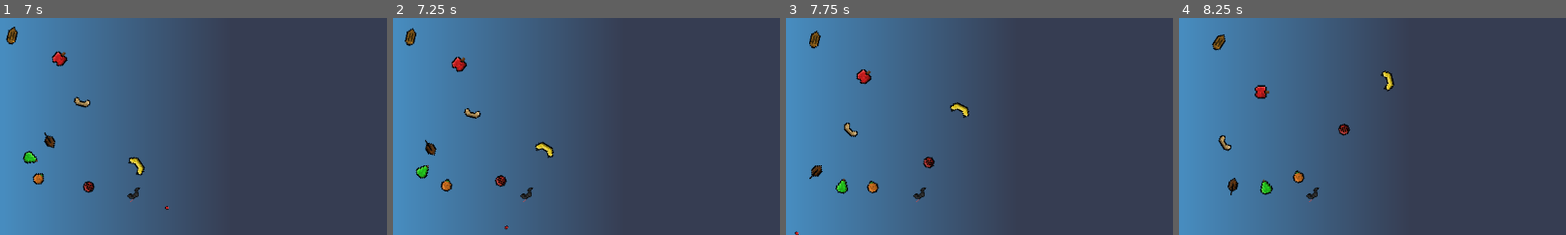
Above: before the commit, frames 1-4 (left to right).
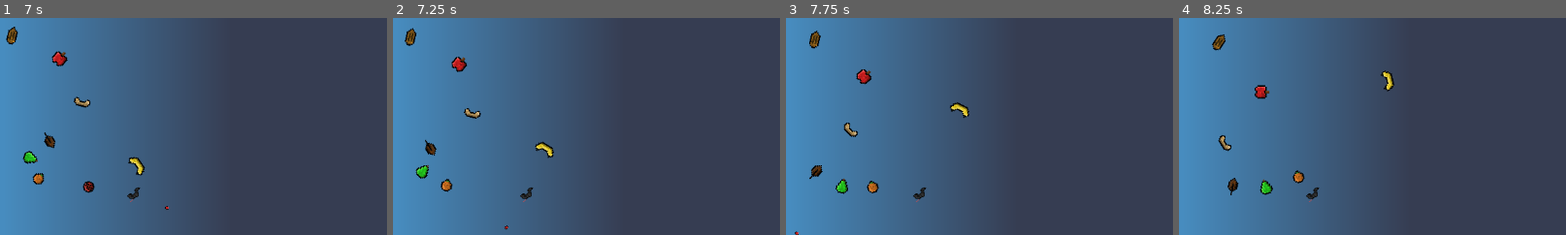
Above: after the commit, the same moments.

Repository: ecclepe-droid/compost-defender
Game: Godot game, scene res://Scenes/start_screen.tscn
Same seed, same stepped clock (60 frames per second), same inputs: the game is played once before the commit and once after it. The engine's default icon, where the game draws it, is replaced by a stand-in: a white triangle on a blue panel in a dark square.
Inputs:
- Up to frame 1 (7 s): click "Play Game" at 0.5 s; click "Level 1" at 1.25 s; click "Level 1" at 2 s
- Up to frame 2 (7.25 s): no input
- Up to frame 3 (7.75 s): no input
- Up to frame 4 (8.25 s): no input
The pictures show only the part of the screen within x 8-58%, y 5-55%; the shares and areas given below are measured in that part.

Frame 1 is identical in both runs. In frame 2, 0.1% of the frame differs, in the area x 26-30%, y 72-79%; in frame 3, 0.1%; in frame 4, 0.1%, in the area x 41-45%, y 48-55%.
Error in both runs: Cannot call method 'change_scene_to_packed' on a null value. (res://Scripts/level_select_screen.gd:17)

Commit message:
Change How Towers Attack

Diff:
--- /dev/null
+++ b/compost-defender/Scenes/Towers/melee_weapon_attack.tscn
@@ -0,0 +1,20 @@
+[gd_scene format=3 uid="uid://bchmqi1i2qfvf"]
+
+[ext_resource type="Script" uid="uid://dr7xeykwkptha" path="res://Scripts/Towers/melee_weapon_attack.gd" id="1_8321k"]
+
+[sub_resource type="CircleShape2D" id="CircleShape2D_lif2s"]
+radius = 29.166668
+
+[node name="MeleeAttack" type="Node2D" unique_id=919355094]
+script = ExtResource("1_8321k")
+
+[node name="attackCooldown" type="Timer" parent="." unique_id=769674001]
+one_shot = true
+
+[node name="attackArea" type="Area2D" parent="." unique_id=1257827942]
+
+[node name="attackAreaShape" type="CollisionShape2D" parent="attackArea" unique_id=1594650703]
+scale = Vector2(6, 6)
+shape = SubResource("CircleShape2D_lif2s")
+
+[connection signal="area_entered" from="attackArea" to="." method="_on_attack_area_area_entered"]
--- a/compost-defender/Scenes/Towers/mining_worm.tscn
+++ b/compost-defender/Scenes/Towers/mining_worm.tscn
@@ -1,16 +1,12 @@
 [gd_scene format=3 uid="uid://bhav1kvwveyf7"]
 
-[ext_resource type="Script" uid="uid://dr7xeykwkptha" path="res://Scripts/Towers/mining_worm.gd" id="1_7borv"]
+[ext_resource type="PackedScene" uid="uid://bchmqi1i2qfvf" path="res://Scenes/Towers/melee_weapon_attack.tscn" id="2_6nsud"]
 [ext_resource type="Texture2D" uid="uid://dpuq0c6sm2glo" path="res://Sprites/Towers/download (7).png" id="2_7borv"]
 
 [sub_resource type="RectangleShape2D" id="RectangleShape2D_6nsud"]
 size = Vector2(57, 68)
 
-[sub_resource type="CircleShape2D" id="CircleShape2D_7borv"]
-radius = 29.166668
-
 [node name="DarthWorm" type="StaticBody2D" unique_id=1069538837]
-script = ExtResource("1_7borv")
 
 [node name="DarthWormCollision" type="CollisionShape2D" parent="." unique_id=356165788]
 position = Vector2(0.5, 0)
@@ -22,14 +18,4 @@
 
 [node name="DarthWormAnimations" type="AnimationPlayer" parent="." unique_id=776124042]
 
-[node name="DarthWormAttackTimer" type="Timer" parent="." unique_id=126103253]
-one_shot = true
-
-[node name="LightsaberHitbox" type="Area2D" parent="." unique_id=1371792430]
-
-[node name="LightsaberCollision" type="CollisionShape2D" parent="LightsaberHitbox" unique_id=175757697]
-scale = Vector2(6, 6)
-shape = SubResource("CircleShape2D_7borv")
-
-[connection signal="area_entered" from="LightsaberHitbox" to="." method="_on_pickaxe_hitbox_area_entered"]
-[connection signal="body_shape_exited" from="LightsaberHitbox" to="." method="_on_pickaxe_hitbox_body_shape_exited"]
+[node name="LightsaberAttack" parent="." unique_id=919355094 instance=ExtResource("2_6nsud")]
--- /dev/null
+++ b/compost-defender/Scripts/Towers/melee_weapon_attack.gd
@@ -0,0 +1,21 @@
+extends Node2D
+
+var damage
+var cooldownInSeconds
+
+
+func _ready() -> void:
+	damage = 80.0
+	cooldownInSeconds = 3.0
+
+
+func _on_attack_area_area_entered(area: Area2D) -> void:
+	if($attackCooldown.time_left > 0):
+		return
+	var potentialEnemy = area.get_parent()
+	if(potentialEnemy.is_in_group("Enemies")):
+		if(potentialEnemy.has_method("damage")):
+			potentialEnemy.damage(damage)
+			print_debug("Enemy attacked")
+
+			$attackCooldown.start(cooldownInSeconds)
--- a/compost-defender/Scripts/Towers/mining_worm.gd
+++ /dev/null
@@ -1,17 +0,0 @@
-extends StaticBody2D
-
-func _ready() -> void:
-	$DarthWormAttackTimer.start()
-
-
-func _on_pickaxe_hitbox_area_entered(area: Area2D) -> void:
-	if($DarthWormAttackTimer.time_left > 0):
-		return
-
-
-	var potentialEnemyHurtbox = area
-	if(potentialEnemyHurtbox.is_in_group("Enemies")):
-		if(potentialEnemyHurtbox.has_method("damage")):
-			potentialEnemyHurtbox.damage()
-			$DarthWormAttackTimer.start()
-		print("Lightsaber swung!")
Renamed: compost-defender/Scripts/Towers/mining_worm.gd.uid -> compost-defender/Scripts/Towers/melee_weapon_attack.gd.uid
